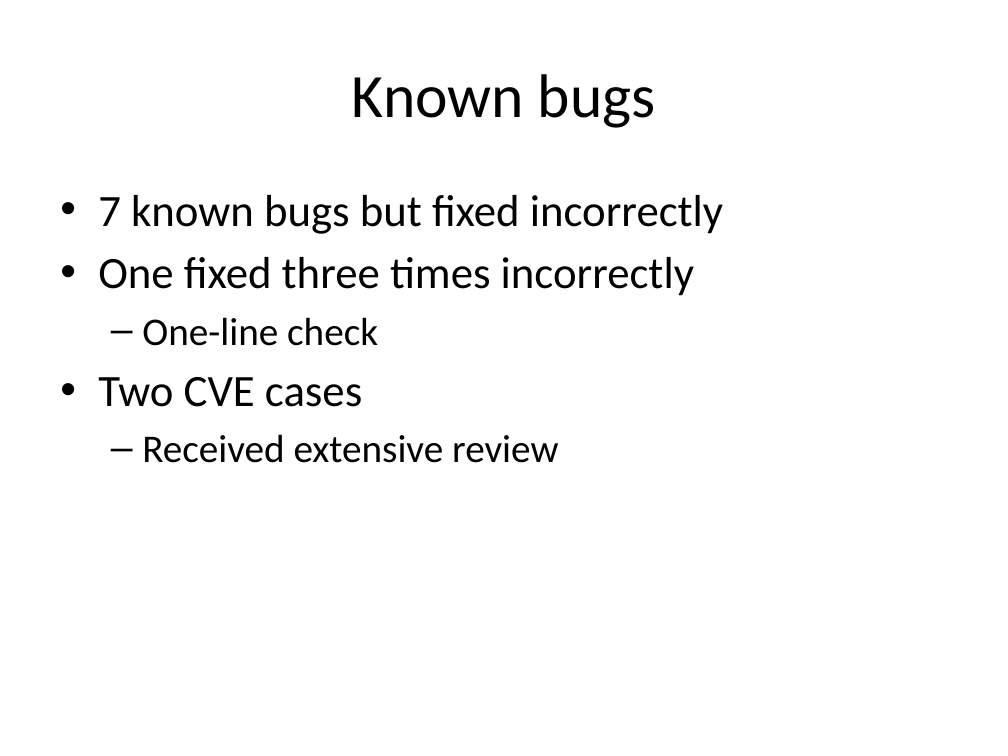
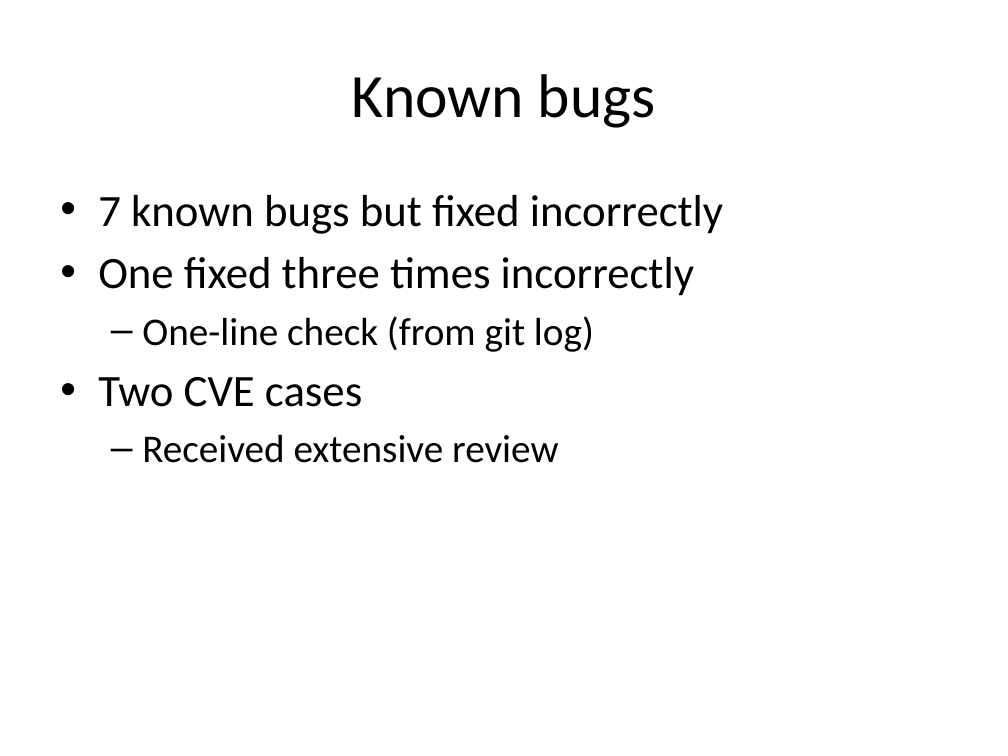
Before and after one commit to jiazhihao/6857, a slide deck: slide 23 of slides/kint.pptx (slide 24 before the commit). Drawn at 1008x756 pixels with LibreOffice and Linux fonts; fonts in the diff are those of the drawing. Boxes give left, top, right and bottom in pixels: in the first picture for what was removed or moved away, otherwise in the second. Text is boxed around its words. In the diff, an @@ line names an element or a change of style, - is before the commit and + after.

```diff
--- a/slides/kint.pptx
+++ b/slides/kint.pptx
@@ text at box(142, 316, 594, 352): text changed @@
-  – One-line check
+  – One-line check (from git log)
```
Also in this commit, not shown: 26 other slides changed, 1 slide removed.
